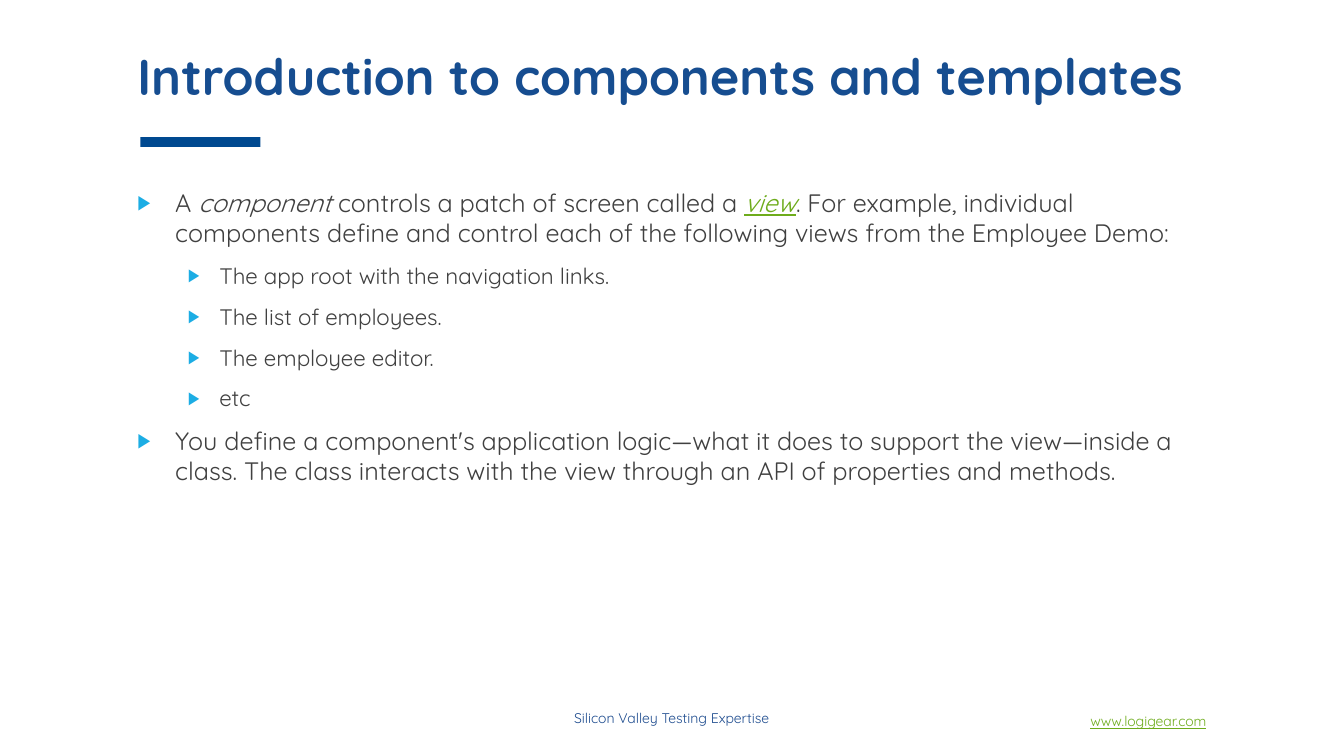
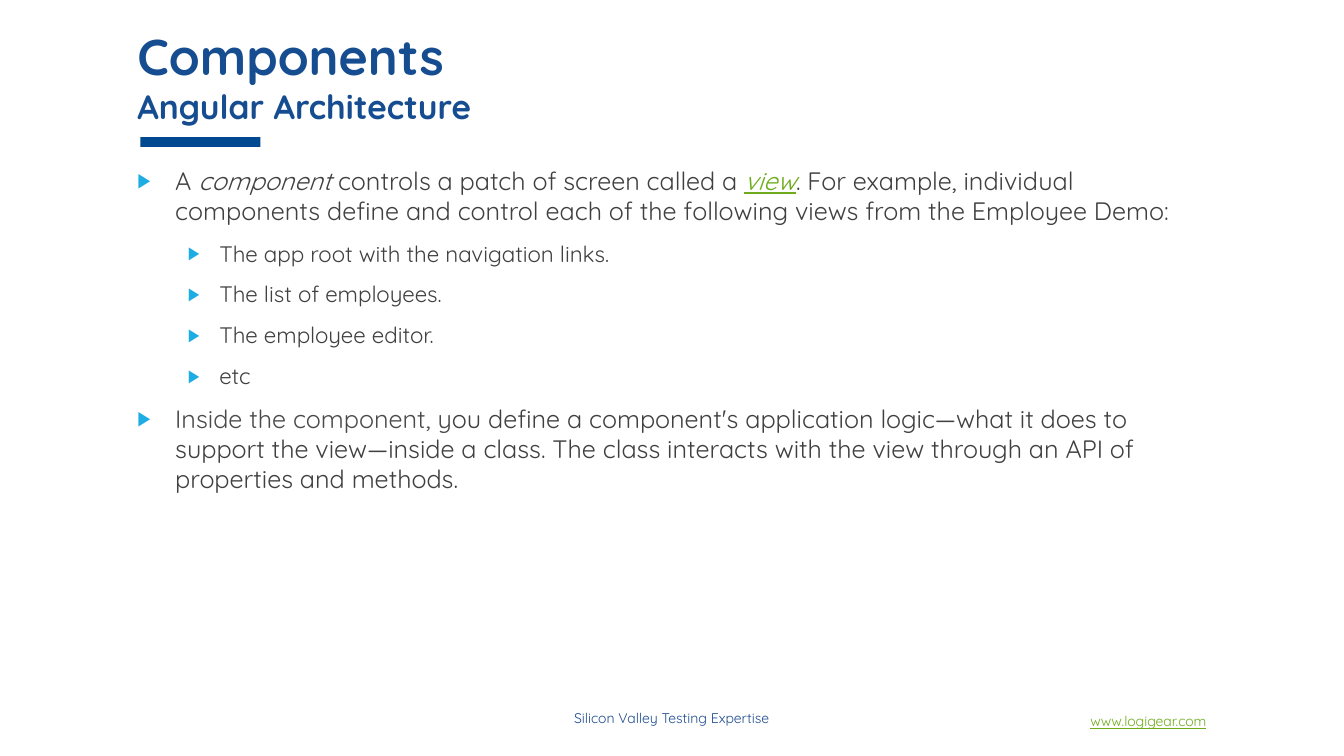
Before and after one commit to phongha1912/spring, a slide deck: slide 6 of doc/material/slides/section_2/Angular concepts.pptx (slide 9 before the commit). Drawn at 1344x756 pixels with LibreOffice and Linux fonts; fonts in the diff are those of the drawing; background and template pictures are left out. Boxes give left, top, right and bottom in pixels: in the first picture for what was removed or moved away, otherwise in the second. Text is boxed around its words. In the diff, an @@ line names an element or a change of style, - is before the commit and + after.

```diff
--- a/doc/material/slides/section_2/Angular concepts.pptx
+++ b/doc/material/slides/section_2/Angular concepts.pptx
@@ title at (x1=137, y1=39, x2=471, y2=126): text changed; size 36 to 24 pt @@
-Introduction to components and templates
+Components
+Angular Architecture
@@ text "A component controls a patch ..." moved from (x1=175, y1=193, x2=1171, y2=485) to (x1=175, y1=171, x2=1169, y2=493) @@
@@ text at (x1=175, y1=409, x2=1134, y2=493): text changed @@
-▶ You define a component's application logic—what it does to support the view—inside a class. The class interacts with the view through an API of properties and methods.
+▶ Inside the component, you define a component's application logic—what it does to support the view—inside a class. The class interacts with the view through an API of properties and methods.
```
Also in this commit, not shown: 6 other slides changed, 12 slides added, 26 slides removed.
